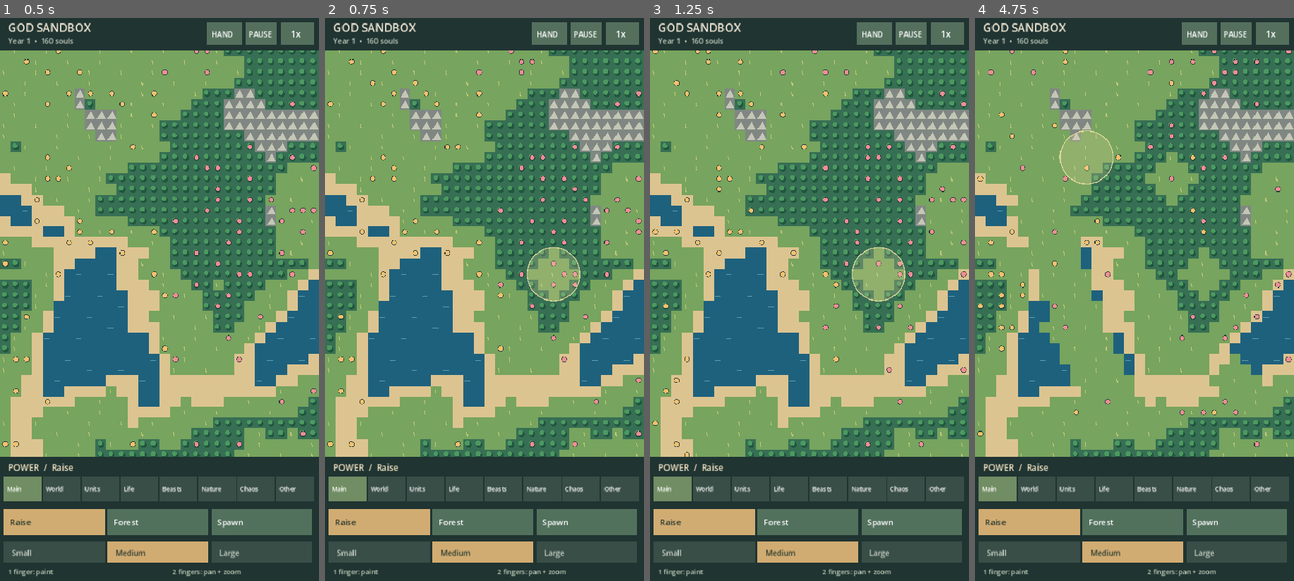
Above: before the commit, frames 1-4 (left to right).
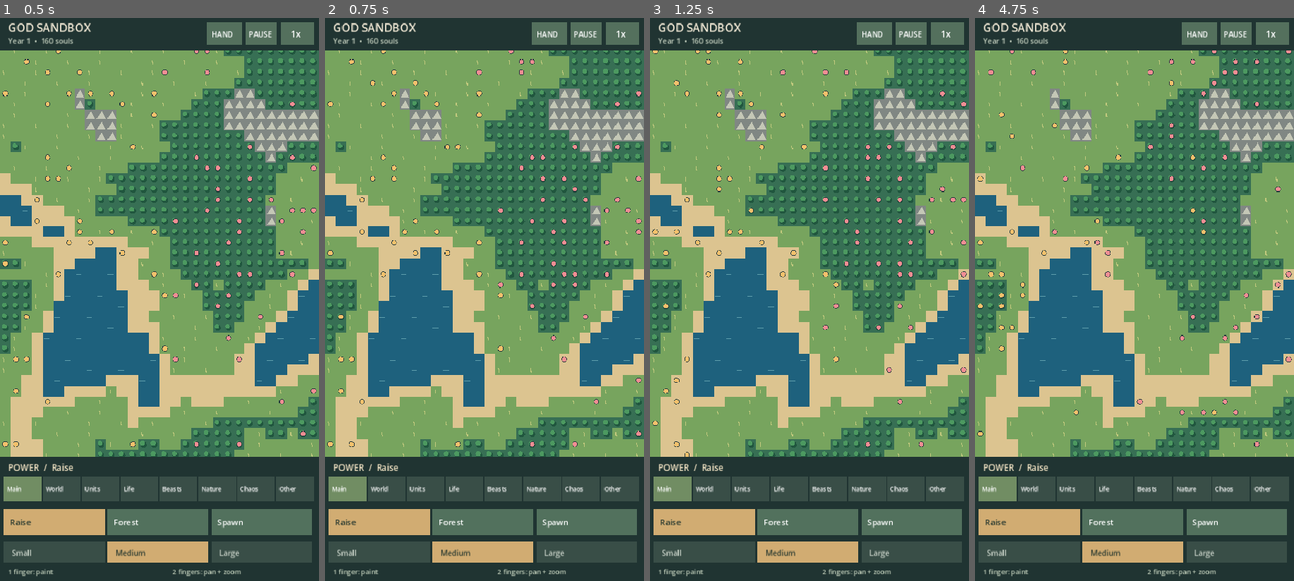
Above: after the commit, the same moments.

Repository: sebbbbrrrr/God-sandbox
Game: Godot game, scene res://scenes/world.tscn
Same seed, same stepped clock (60 frames per second), same inputs: the game is played once before the commit and once after it.
Inputs (mouse positions are in pixels of both pictures, inside the frame that each line leads up to):
- Up to frame 1 (0.5 s): no input
- Up to frame 2 (0.75 s): tap Enter at 0.5 s; move the mouse to (554, 271) at 0.52 s; click (554, 271) at 0.67 s
- Up to frame 3 (1.25 s): no input
- Up to frame 4 (4.75 s): drag from (1070, 327) to (1118, 412) at 1.27 s; move the mouse to (1166, 175) at 2.02 s; click (1166, 175) at 2.17 s; drag from (1118, 412) to (1038, 215) at 2.77 s; move the mouse to (1230, 383) at 3.52 s; click (1230, 383) at 3.67 s; tap Escape at 4.15 s; drag from (1038, 215) to (1086, 158) at 4.27 s

Frame 1 is identical in both runs. In frame 2, 1.2% of the frame differs, in the area x 63-81%, y 40-51%; in frame 3, 1.2%; in frame 4, 9.7%, in the area x 0-91%, y 19-73%.
Error after the commit: Parse Error: Cannot infer the type of "is_tool" variable because the value doesn't have a set type. (res://scripts/ui/item_inspector.gd:200)

Commit message:
D4: render workshops, ground drops and equipped tools; add modal item inventory and touch-safe inspection

Diff:
--- a/scripts/game.gd
+++ b/scripts/game.gd
@@ -2,6 +2,9 @@
 
 const Simulation = preload("res://scripts/simulation.gd")
 const Brush = preload("res://scripts/terrain_brush.gd")
+const Inspector = preload("res://scripts/ui/item_inspector.gd")
+const ItemArt = preload("res://scripts/ui/item_pixel_art.gd")
+const ItemOverlay = preload("res://scripts/ui/item_overlay.gd")
 const SAVE_PATH := "user://world.json"
 const COLORS := [
     Color("#1e617d"), Color("#dcc490"), Color("#77a45e"),
@@ -39,6 +42,11 @@
 var render_accum := 0.0
 var autosave_ticks := 0
 var font: Font
+var inspector = Inspector.new()
+var inspector_touch_id := -1
+var inspector_touch_y := 0.0
+var inspector_touch_moved := false
+var inspector_scroll_pixels := 0.0
 
 func _ready() -> void:
     world = load_world()
@@ -110,9 +118,11 @@
     var sz := get_viewport_rect().size
     draw_rect(Rect2(Vector2.ZERO, sz), Color("#123d59"))
     draw_terrain(sz)
+    draw_world_items(sz)
     draw_people(sz)
     draw_brush_preview(sz)
     draw_interface(sz)
+    ItemOverlay.draw_panel(self, font, world, inspector, sz, toolbar_height())
 
 func draw_terrain(sz: Vector2) -> void:
     var ts := tile_size()
@@ -155,6 +165,49 @@
                 world.ASH:
                     draw_circle(p + Vector2(ts * 0.5, ts * 0.5), ts * 0.13, Color("#ee8147"))
 
+# D4 decorations are only drawn for visible cells. Existing terrain art is
+# untouched so the separate high-definition renderer can integrate later.
+func draw_world_items(sz: Vector2) -> void:
+    var ts := tile_size()
+    if ts < 7.0:
+        return
+    var origin := world_origin()
+    var world_bottom := sz.y - toolbar_height()
+    for building in world.construction.houses:
+        if str(building.get("type", "home")) != "tool_area":
+            continue
+        var pos := origin + Vector2(float(building["x"]), float(building["y"])) * ts
+        if pos.x < -ts or pos.x > sz.x or pos.y < 50.0 - ts or pos.y > world_bottom:
+            continue
+        ItemArt.draw_workshop(self, Rect2(pos, Vector2(ts, ts)), world.tick)
+    for holder in world.inventory.balances:
+        var key := str(holder)
+        if not key.begins_with("ground:"):
+            continue
+        var store: Dictionary = world.inventory.balances[holder]
+        if store.is_empty():
+            continue
+        var idx := int(key.get_slice(":", 1))
+        var x := idx % world.WIDTH
+        var y := int(idx / world.WIDTH)
+        var pos := origin + Vector2(float(x), float(y)) * ts
+        if pos.x < -ts or pos.x > sz.x or pos.y < 50.0 - ts or pos.y > world_bottom:
+            continue
+        var kinds: Array = store.keys()
+        kinds.sort()
+        var visible_id := ""
+        var total := 0
+        for item_id in kinds:
+            var qty := int(store[item_id])
+            if qty <= 0:
+                continue
+            total += qty
+            if visible_id == "":
+                visible_id = str(item_id)
+        if visible_id != "":
+            ItemArt.draw_ground(self, Rect2(pos, Vector2(ts, ts)),
+                visible_id, total, inspector.visible and inspector.holder_id == key)
+
 func draw_people(sz: Vector2) -> void:
     var ts := tile_size()
     var origin := world_origin()
@@ -166,6 +219,15 @@
         if p.x < -ts or p.x > sz.x + ts or p.y < 50.0 or p.y > sz.y - toolbar_height():
             continue
         draw_circle(p, radius, NATION_COLORS[citizen["nation"]])
+        if ts >= 13.0:
+            var serial := str(world.toolmaking.equipped.get(str(citizen["id"]), ""))
+            if serial != "" and world.toolmaking.instances.has(serial):
+                var instance: Dictionary = world.toolmaking.instances[serial]
+                ItemArt.draw_item(self, str(instance["item_id"]),
+                    p + Vector2(radius * 1.65, -radius * 0.55), ts / 19.0)
+                if int(instance["condition"]) * 4 < int(instance["max_condition"]):
+                    draw_rect(Rect2(p + Vector2(radius * 1.05, radius * 0.65),
+                        Vector2(maxf(2.0, ts * 0.16), 2.0)), Color("#df816e"))
         if ts > 15.0:
             draw_arc(p, radius, 0.0, TAU, 12, Color("#263a3d"), 0.8)
 
@@ -234,6 +296,7 @@
     label("1 finger: paint" if enabled else "1 finger: move / tap to use",
         Vector2(12, sz.y - 11), 10, Color("#bfcdb9"))
     label("2 fingers: pan + zoom", Vector2(sz.x * 0.54, sz.y - 11), 10, Color("#bfcdb9"))
+    ItemOverlay.draw_chip(self, font, sz, toolbar_height(), inspector.visible)
 
 func paint_segment(from_cell: Vector2i, to_cell: Vector2i) -> void:
     if not editable_power():
@@ -258,7 +321,103 @@
     var points := touches.values()
     return ((points[0] as Vector2) + (points[1] as Vector2)) * 0.5
 
+# The modal consumes its own touch stream; swipes scroll item rows rather
+# than dragging the world underneath or activating an equipped god power.
+func inspector_input(event: InputEvent) -> void:
+    if event is InputEventScreenTouch:
+        if event.pressed:
+            if inspector_touch_id == -1:
+                inspector_touch_id = event.index
+                inspector_touch_y = event.position.y
+                inspector_touch_moved = false
+                inspector_scroll_pixels = 0.0
+            else:
+                inspector_touch_moved = true
+        elif event.index == inspector_touch_id:
+            if not inspector_touch_moved:
+                inspector.tap(world, event.position, get_viewport_rect().size, toolbar_height())
+            inspector_touch_id = -1
+            inspector_scroll_pixels = 0.0
+        queue_redraw()
+    elif event is InputEventScreenDrag:
+        if event.index == inspector_touch_id:
+            var dy: float = event.position.y - inspector_touch_y
+            inspector_touch_y = event.position.y
+            inspector_scroll_pixels += dy
+            if absf(inspector_scroll_pixels) > 8.0:
+                inspector_touch_moved = true
+            if absf(inspector_scroll_pixels) >= inspector.ROW_HEIGHT:
+                var steps := int(floor(absf(inspector_scroll_pixels) / inspector.ROW_HEIGHT))
+                inspector.scroll_by(world, -steps if inspector_scroll_pixels > 0.0 else steps,
+                    get_viewport_rect().size, toolbar_height())
+                inspector_scroll_pixels = fmod(inspector_scroll_pixels, inspector.ROW_HEIGHT)
+            queue_redraw()
+    elif event is InputEventMouseButton:
+        if event.pressed and event.button_index == MOUSE_BUTTON_LEFT:
+            inspector.tap(world, event.position, get_viewport_rect().size, toolbar_height())
+        elif event.pressed and event.button_index in [MOUSE_BUTTON_WHEEL_UP, MOUSE_BUTTON_WHEEL_DOWN]:
+            inspector.scroll_by(world, -1 if event.button_index == MOUSE_BUTTON_WHEEL_UP else 1,
+                get_viewport_rect().size, toolbar_height())
+        queue_redraw()
+    elif event is InputEventKey and event.pressed and event.keycode == KEY_ESCAPE:
+        inspector.close()
+        queue_redraw()
+
+# In hand mode a tap inspects real entities rather than merely printing to
+# the development console. Repeating an occupied tile cycles its citizens.
+func inspect_cell(cell: Vector2i) -> bool:
+    var idx := world.index_of(cell.x, cell.y)
+    if idx < 0:
+        return false
+    var ground_id := "ground:" + str(idx)
+    var ground: Dictionary = world.inventory.balances.get(ground_id, {})
+    if not ground.is_empty() and inspector.focus_citizen_id > 0:
+        return inspector.open_for(world, ground_id, "ground")
+    var occupants: Array[int] = []
+    for citizen in world.citizens:
+        if int(citizen["hp"]) > 0 and int(citizen["x"]) == cell.x and int(citizen["y"]) == cell.y:
+            occupants.append(int(citizen["id"]))
+    if not occupants.is_empty():
+        var idx_to_use := 0
+        var last: int = occupants.find(inspector.focus_citizen_id)
+        if last >= 0:
+            idx_to_use = (last + 1) % occupants.size()
+        return inspector.open_for(world, "citizen:" + str(occupants[idx_to_use]), "citizen")
+    for building in world.construction.houses:
+        if str(building.get("type", "home")) == "tool_area" and \
+                int(building["x"]) == cell.x and int(building["y"]) == cell.y:
+            return inspector.open_for(world,
+                "settlement:" + str(building["nation"]), "workshop")
+    if not ground.is_empty():
+        return inspector.open_for(world, ground_id, "ground")
+    for nation in range(2):
+        if world.capitals[nation] == cell:
+            return inspector.open_for(world, "settlement:" + str(nation), "settlement")
+    return false
+
+func open_items_shortcut() -> void:
+    selected_power = -1
+    var person: Dictionary = world.inventory._person(world, inspector.focus_citizen_id)
+    if not person.is_empty() and int(person.get("hp", 0)) > 0:
+        inspector.open_for(world, "citizen:" + str(person["id"]), "citizen")
+        return
+    var best := -1
+    var distance := INF
+    for nation in range(2):
+        var capital: Vector2i = world.capitals[nation]
+        if capital.x < 0:
+            continue
+        var d := Vector2(capital).distance_squared_to(camera_center)
+        if d < distance:
+            distance = d
+            best = nation
+    if best >= 0:
+        inspector.open_for(world, "settlement:" + str(best), "settlement")
+
 func _input(event: InputEvent) -> void:
+    if inspector.visible:
+        inspector_input(event)
+        return
     if event is InputEventScreenTouch:
         if event.pressed:
             touches[event.index] = event.position
@@ -383,6 +542,11 @@
         return
     var top := sz.y - toolbar_height()
     if position.y >= top:
+        if position.x >= sz.x - 111.0 and position.x <= sz.x - 12.0 and \
+                position.y >= top + 3.0 and position.y <= top + 27.0:
+            open_items_shortcut()
+            queue_redraw()
+            return
         var row := position.y - top
         if row >= 30 and row <= 67:
             var cw := (sz.x - 12.0) / float(CATEGORY_NAMES.size())
@@ -402,11 +566,8 @@
         return
     var cell := screen_to_tile(position)
     if selected_power == -1:
-        for person in world.citizens:
-            if person["x"] == cell.x and person["y"] == cell.y:
-                print("Citizen #%d · Nation %d · Health %d" %
-                    [person["id"], person["nation"] + 1, person["hp"]])
-                break
+        if inspect_cell(cell):
+            queue_redraw()
     elif editable_power():
         paint_segment(cell, cell)
     else:
